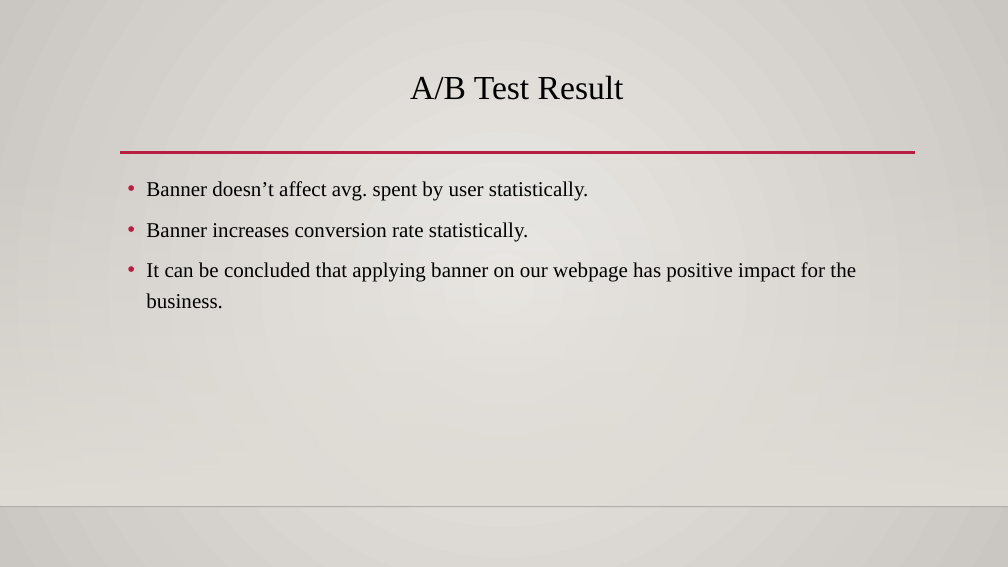
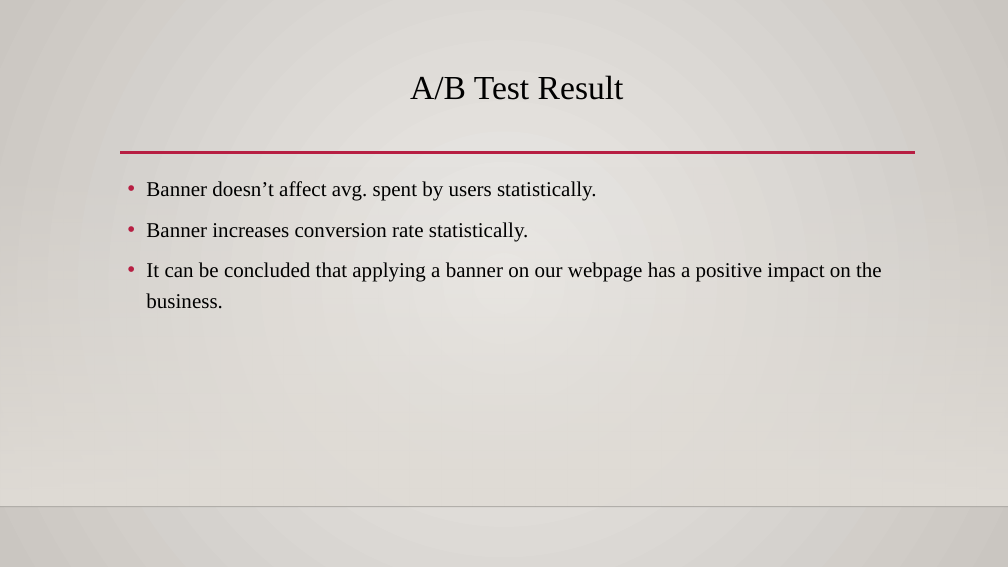
Before and after one commit to BatuSengezer/GloBox_A-B_Analysis, a slide deck: slide 10 of GloBox_A-B_Test_Presentation.pptx. Drawn at 1008x567 pixels with LibreOffice and Linux fonts; fonts in the diff are those of the drawing; background and template pictures are left out. Boxes give left, top, right and bottom in pixels: in the first picture for what was removed or moved away, otherwise in the second. Text is boxed around its words. In the diff, an @@ line names an element or a change of style, - is before the commit and + after.

```diff
--- a/GloBox_A-B_Test_Presentation.pptx
+++ b/GloBox_A-B_Test_Presentation.pptx
@@ text at [146, 181, 597, 201]: text changed @@
-• Banner doesn’t affect avg. spent by user statistically.
+• Banner doesn’t affect avg. spent by users statistically.
@@ text at [146, 262, 882, 308]: text changed @@
-• It can be concluded that applying banner on our webpage has positive impact for the business.
+• It can be concluded that applying a banner on our webpage has a positive impact on the business.
```
Also in this commit, not shown: 5 other slides changed, 3 other files.
